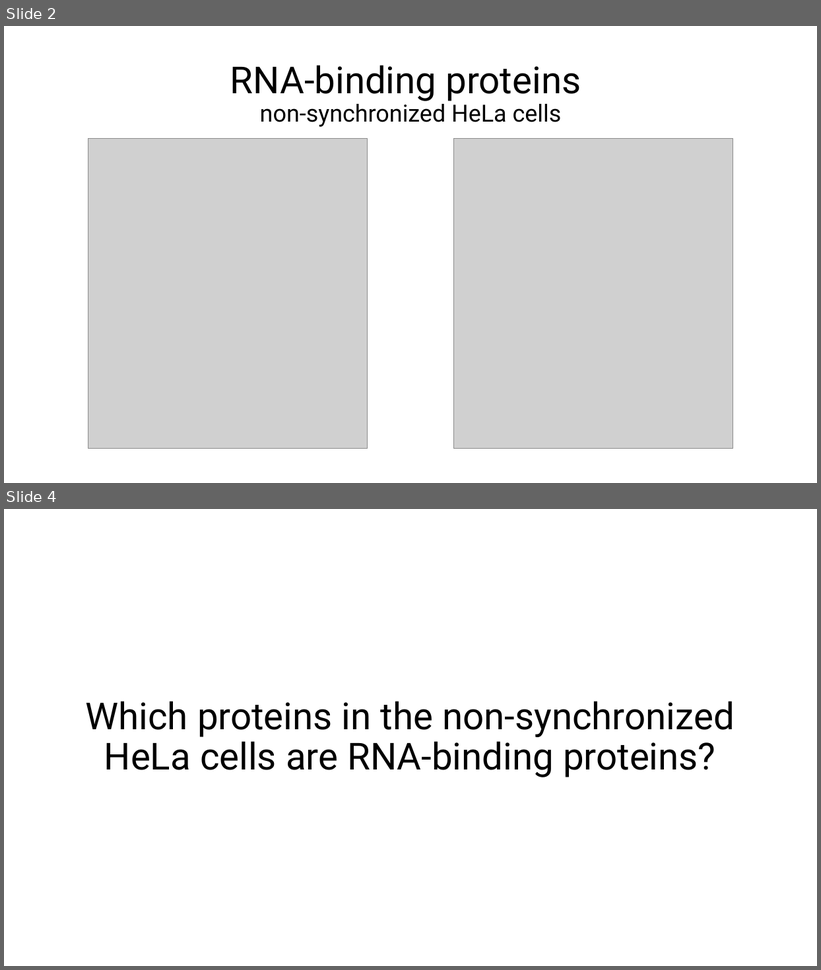
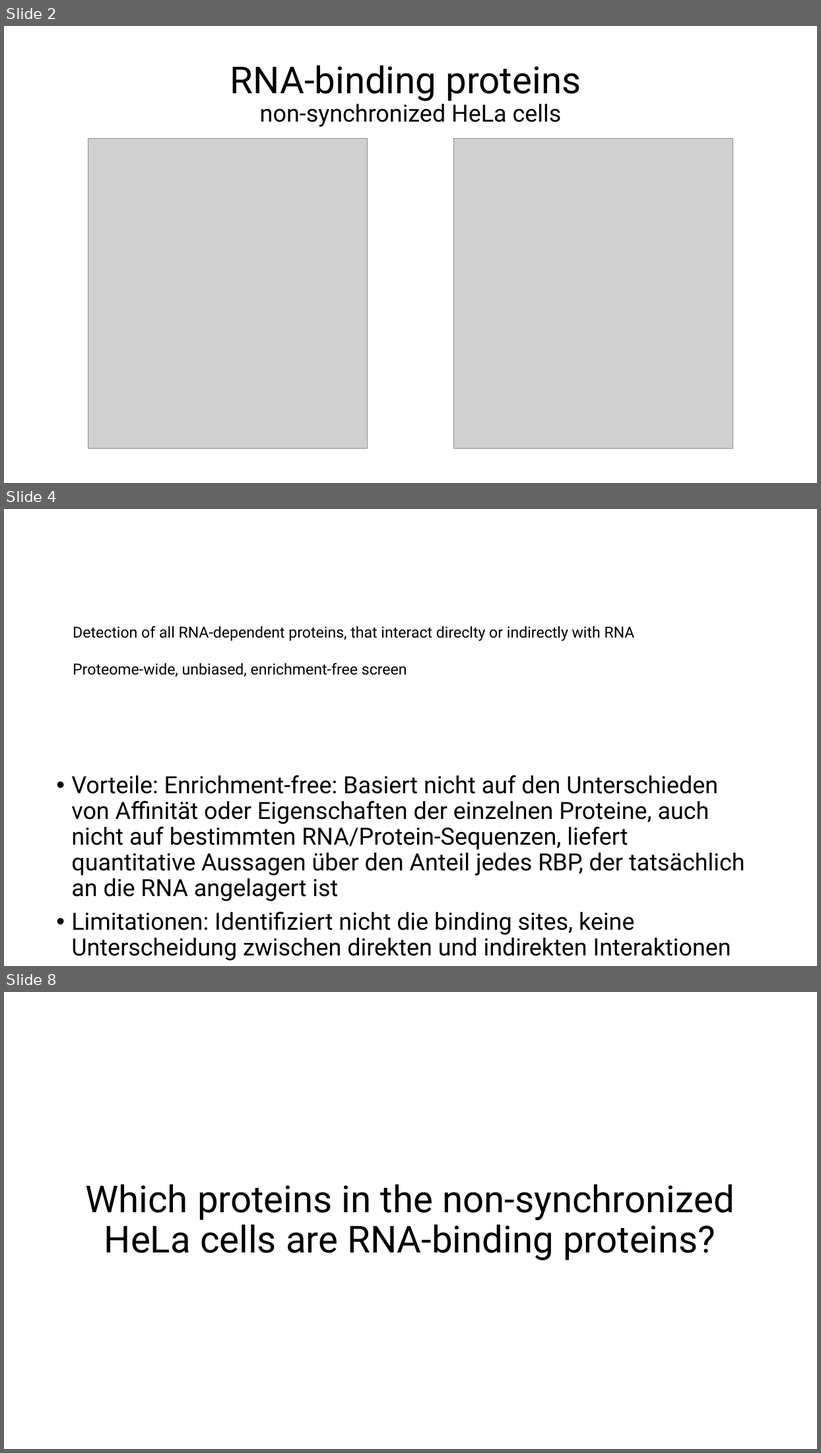
Before and after one commit to MichelaPozzi/2025-topic-03-group-01, a slide deck: Project Proposal Ben.pptx. Shown one above the other, each under a label of ours: slides 2 and 4 before the commit, slides 2, 4 and 8 after it; the slides between them are not shown. The pictures are 821x970 and 821x1453 pixels, drawn with LibreOffice and Linux fonts; fonts in the diff are those of the drawing; grey boxes stand for pictures. Boxes give left, top, right and bottom in pixels: in the first picture for what was removed or moved away, otherwise in the second. Text is boxed around its words. In the diff, an @@ line names an element or a change of style, - is before the commit and + after.

```diff
--- a/Project Proposal Ben.pptx
+++ b/Project Proposal Ben.pptx
@@ slide 4 added at (4, 509, 817, 966), background #FFFFFF @@
@@ text added at (73, 626, 635, 677), 18 pt, text #000000 @@
+Detection of all RNA-dependent proteins, that interact direclty or indirectly with RNA
+Proteome-wide, unbiased, enrichment-free screen
@@ text added at (71, 775, 745, 961), 28 pt, text #000000 @@
+• Vorteile: Enrichment-free: Basiert nicht auf den Unterschieden von Affinität oder Eigenschaften der einzelnen Proteine, auch nicht auf bestimmten RNA/Protein-Sequenzen, liefert quantitative Aussagen über den Anteil jedes RBP, der tatsächlich an die RNA angelagert ist
+• Limitationen: Identifiziert nicht die binding sites, keine Unterscheidung zwischen direkten und indirekten Interaktionen
@@ what was slide 4 is now slide 8 @@
```
Also in this commit, not shown: 3 other slides added.
